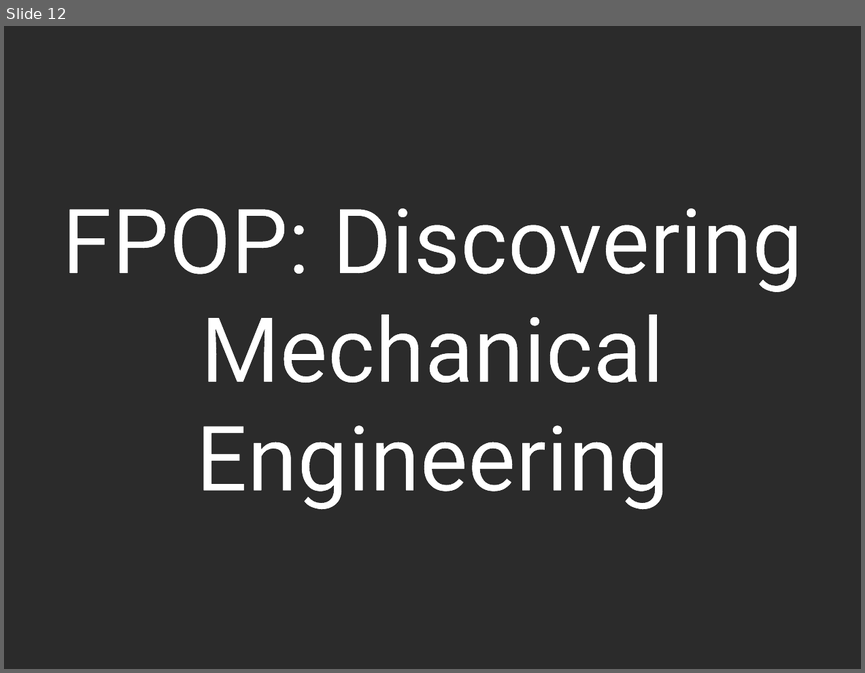
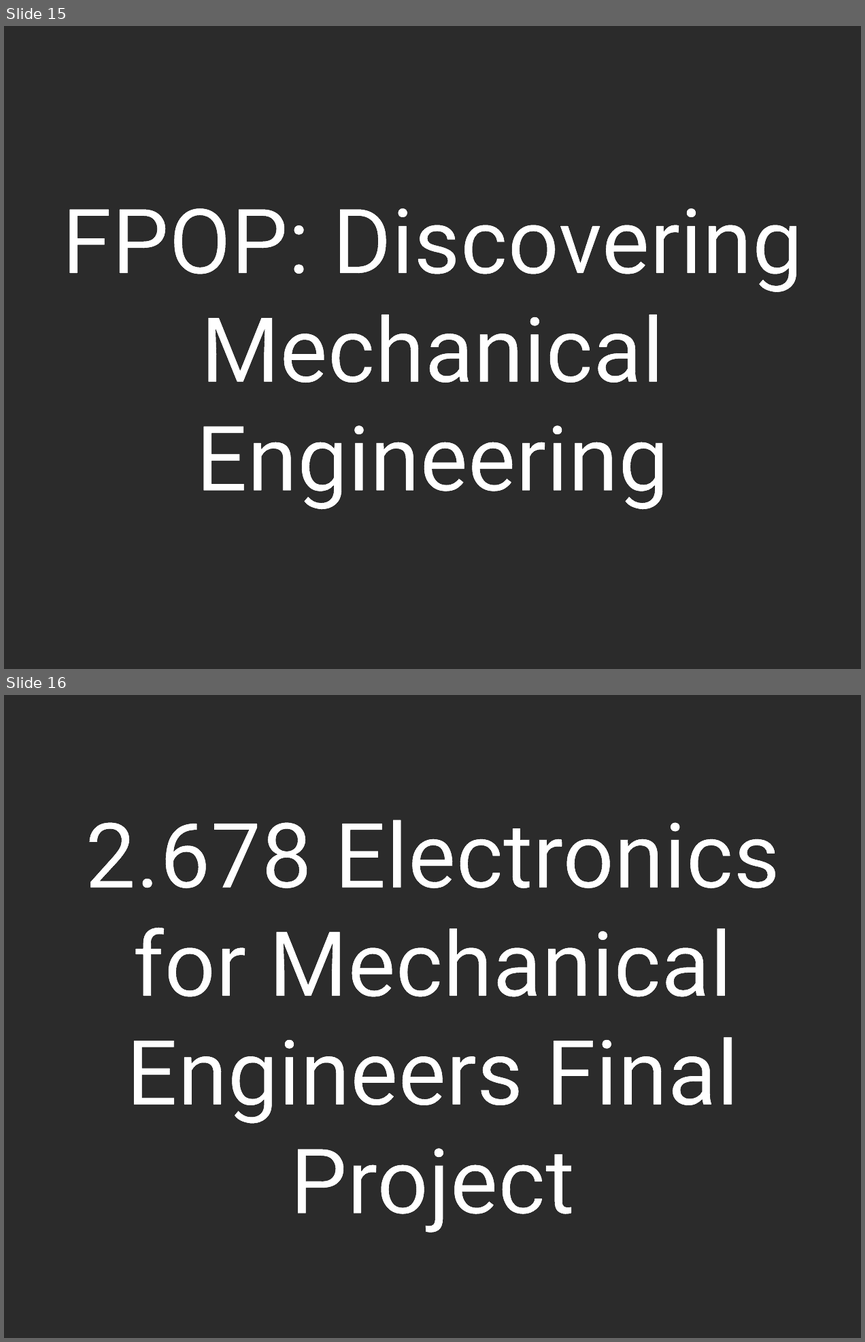
Before and after one commit to jasmin-palmer/jasmin-palmer.github.io, a slide deck: PowerPoint Files/Gallery Image Editing.pptx. Shown one above the other, each under a label of ours: slide 12 before the commit, slides 15 and 16 after it. The pictures are 865x673 and 865x1342 pixels, drawn with LibreOffice and Linux fonts; fonts in the diff are those of the drawing; background and template pictures are left out; a plain dark background stands for a picture behind light text. Boxes give left, top, right and bottom in pixels: in the first picture for what was removed or moved away, otherwise in the second. Text is boxed around its words. In the diff, an @@ line names an element or a change of style, - is before the commit and + after.

Commit message:
Add Media for Projects Pages

```diff
--- a/PowerPoint Files/Gallery Image Editing.pptx
+++ b/PowerPoint Files/Gallery Image Editing.pptx
@@ slide 16 added at (4, 695, 861, 1338), background picture (left out) @@
@@ text added at (85, 819, 780, 1232), 76 pt, text #FFFFFF @@
+2.678 Electronics for Mechanical Engineers Final Project
@@ what was slide 12 is now slide 15 @@
```
Also in this commit, not shown: 3 other slides added, 21 other files.
